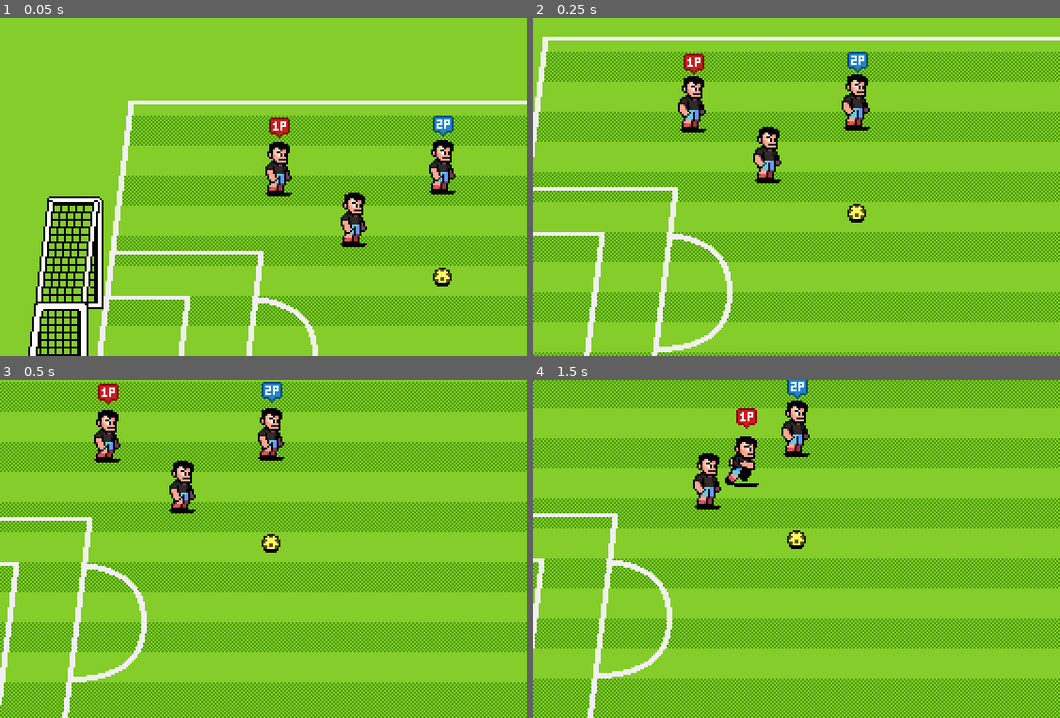
Above: before the commit, frames 1-4 (two rows, left to right).
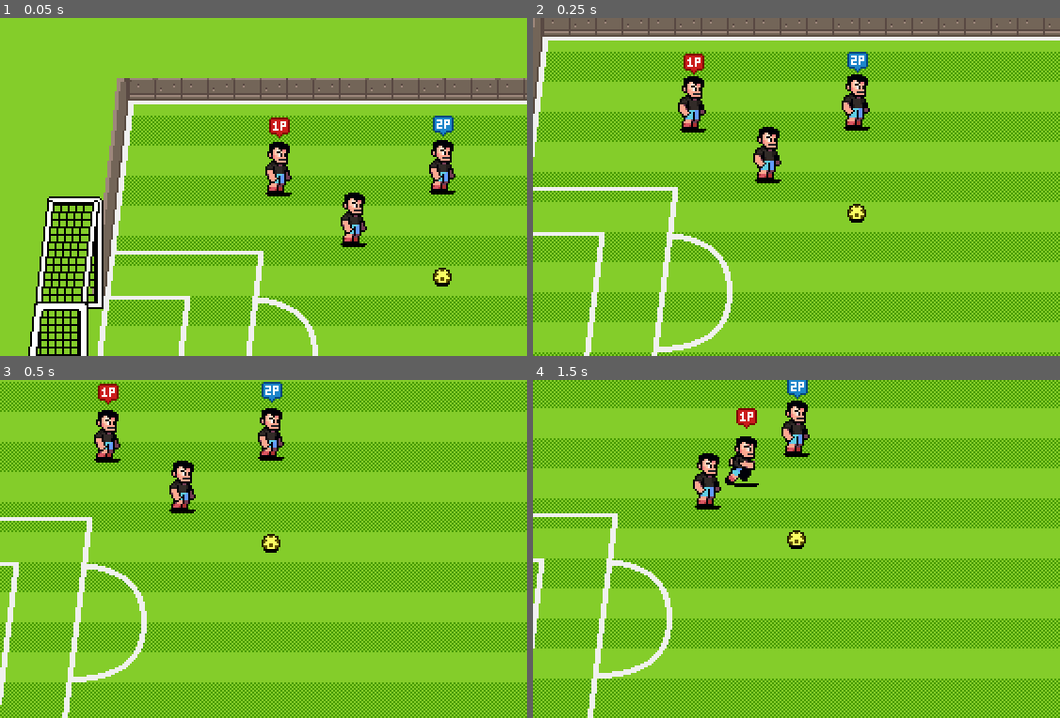
Above: after the commit, the same moments.

Repository: Tojosoa-code/soccer-game
Game: Godot game, scene res://scenes/global/world.tscn
Two runs of this game, one before a commit and one after it. Both use one fixed random seed, a clock stepped at 60 frames per second and the inputs below.
Inputs:
- Up to frame 1 (0.05 s): no input
- Up to frame 2 (0.25 s): no input
- Up to frame 3 (0.5 s): no input
- Up to frame 4 (1.5 s): hold Right (p1_right) 0.53-1.28 s; tap [ (p1_pass) at 0.6 s; hold Down (p1_down) from 1.28 s (still down); tap ] (p1_shoot) at 1.35 s

The runs differ from the first frame. In frame 1, 6.4% of the frame differs, in the area x 17-100%, y 17-83%; in frame 2, 5.8%; in frame 3, nothing differs; in frame 4, nothing differs.

Commit message:
Fin du pitch

Diff:
--- a/scenes/global/world.tscn
+++ b/scenes/global/world.tscn
@@ -7,6 +7,12 @@
 [ext_resource type="PackedScene" uid="uid://jrqolrnb1i40" path="res://scenes/characters/player.tscn" id="4_vi4sn"]
 [ext_resource type="PackedScene" uid="uid://ksme648r6h2t" path="res://scenes/Goal/goal.tscn" id="5_h0862"]
 [ext_resource type="PackedScene" uid="uid://bmdlx1uydb10n" path="res://scenes/Ball/ball.tscn" id="5_hwxo7"]
+[ext_resource type="Texture2D" uid="uid://buoijbtwj12fg" path="res://assets/art/backgrounds/top-wall.png" id="6_w4qqr"]
+[ext_resource type="Texture2D" uid="uid://cd7420s72y65t" path="res://assets/art/backgrounds/bottom-wall.png" id="7_7pcry"]
+[ext_resource type="Texture2D" uid="uid://bvfnodw7308cx" path="res://assets/art/backgrounds/side-wall.png" id="8_1g8p7"]
+
+[sub_resource type="RectangleShape2D" id="RectangleShape2D_7pcry"]
+size = Vector2(802, 6)
 
 [node name="World" type="Node2D"]
 
@@ -49,6 +55,55 @@
 position = Vector2(818, 220)
 scale = Vector2(-1, 1)
 
+[node name="TopWall" type="Sprite2D" parent="ActorsContainer/PitchObjects"]
+position = Vector2(49, 32)
+texture = ExtResource("6_w4qqr")
+centered = false
+
+[node name="StaticBody2D" type="StaticBody2D" parent="ActorsContainer/PitchObjects/TopWall"]
+collision_mask = 0
+
+[node name="CollisionPolygon2D" type="CollisionPolygon2D" parent="ActorsContainer/PitchObjects/TopWall/StaticBody2D"]
+polygon = PackedVector2Array(0, 116, 13, 0, 739, 0, 752, 116, 740, 116, 728, 12, 24, 12, 12, 116)
+
+[node name="BottomWall" type="Sprite2D" parent="ActorsContainer/PitchObjects"]
+position = Vector2(25, 345)
+texture = ExtResource("7_7pcry")
+centered = false
+offset = Vector2(0, -12)
+
+[node name="StaticBody2D" type="StaticBody2D" parent="ActorsContainer/PitchObjects/BottomWall"]
+collision_mask = 0
+
+[node name="CollisionShape2D" type="CollisionShape2D" parent="ActorsContainer/PitchObjects/BottomWall/StaticBody2D"]
+position = Vector2(401, -3)
+shape = SubResource("RectangleShape2D_7pcry")
+
+[node name="LeftWall" type="Sprite2D" parent="ActorsContainer/PitchObjects"]
+position = Vector2(24, 221)
+texture = ExtResource("8_1g8p7")
+centered = false
+offset = Vector2(0, -14)
+
+[node name="StaticBody2D" type="StaticBody2D" parent="ActorsContainer/PitchObjects/LeftWall"]
+collision_mask = 0
+
+[node name="CollisionPolygon2D" type="CollisionPolygon2D" parent="ActorsContainer/PitchObjects/LeftWall/StaticBody2D"]
+polygon = PackedVector2Array(14, -1, 28, -1, 12, 120, 1, 120)
+
+[node name="RightWall" type="Sprite2D" parent="ActorsContainer/PitchObjects"]
+position = Vector2(826, 221)
+scale = Vector2(-1, 1)
+texture = ExtResource("8_1g8p7")
+centered = false
+offset = Vector2(0, -14)
+
+[node name="StaticBody2D" type="StaticBody2D" parent="ActorsContainer/PitchObjects/RightWall"]
+collision_mask = 0
+
+[node name="CollisionPolygon2D" type="CollisionPolygon2D" parent="ActorsContainer/PitchObjects/RightWall/StaticBody2D"]
+polygon = PackedVector2Array(14, -1, 28, -1, 12, 120, 1, 120)
+
 [node name="Player" parent="ActorsContainer" node_paths=PackedStringArray("ball") instance=ExtResource("4_vi4sn")]
 position = Vector2(148, 94)
 control_scheme = 1
Not shown: 1 places in scenes/global/world.tscn that only renumber resources
